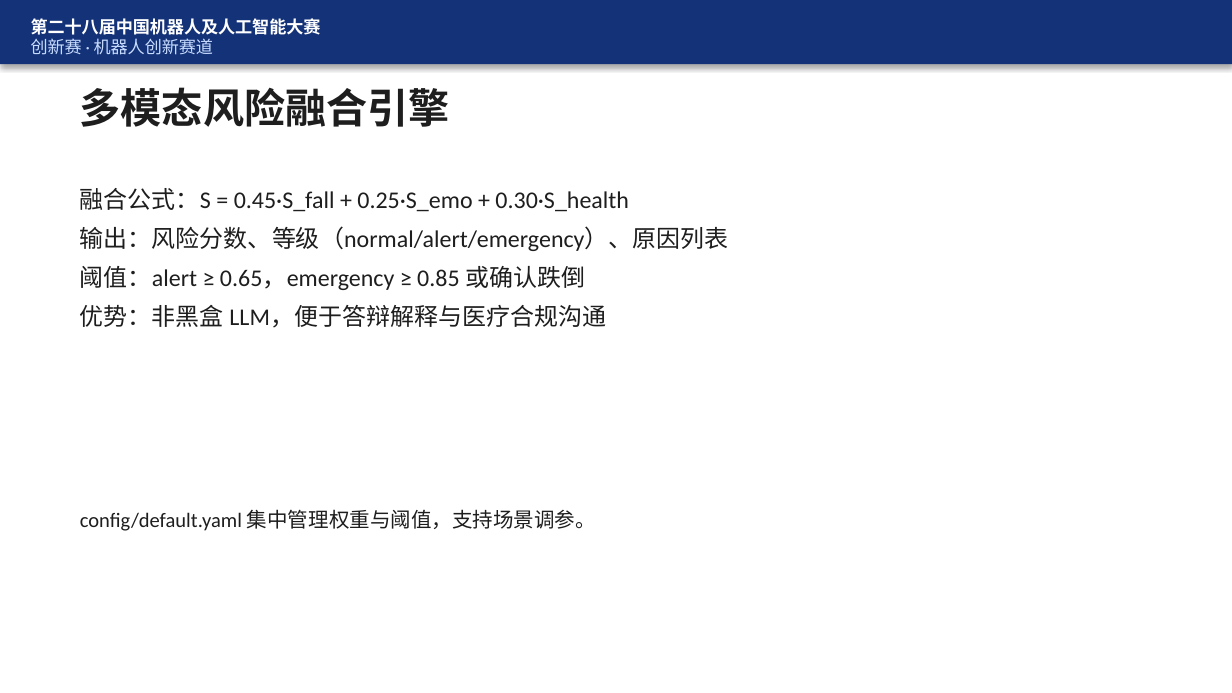
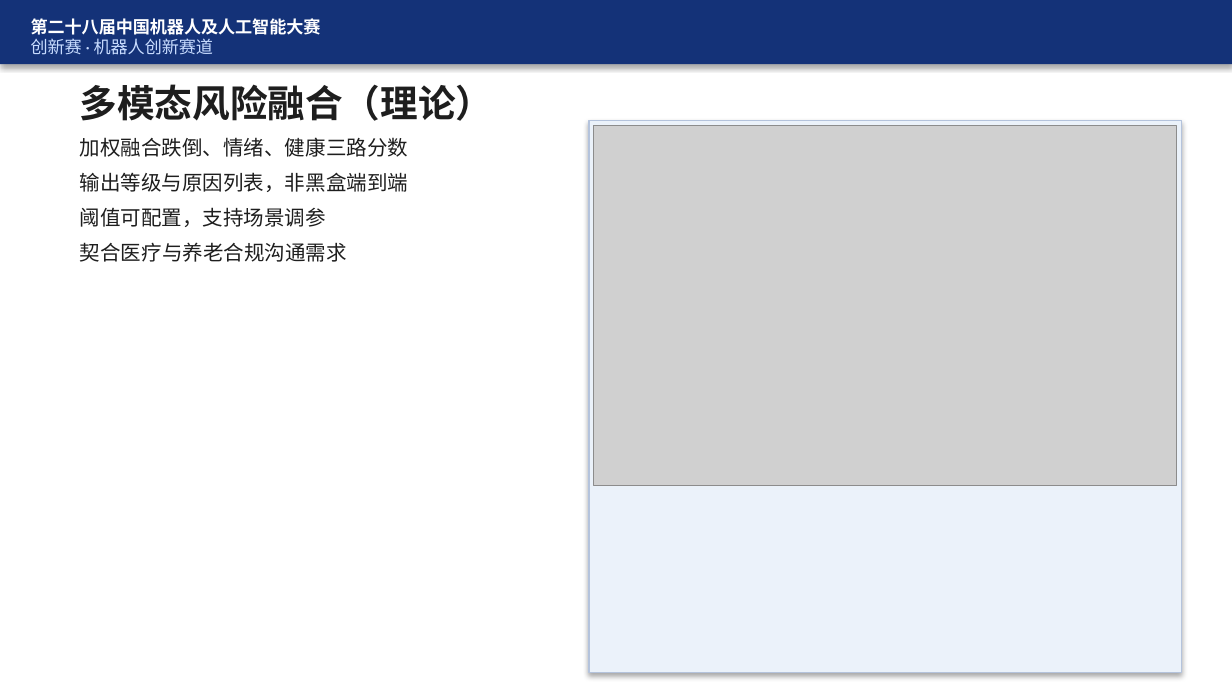
Before and after one commit to FBB123571/ElderCare-Humanoid-Platform, a slide deck: slide 11 of docs/答辩_CareCompanion.pptx (slide 9 before the commit). Drawn at 1232x693 pixels with LibreOffice and Linux fonts; fonts in the diff are those of the drawing; grey boxes stand for pictures. Boxes give left, top, right and bottom in pixels: in the first picture for what was removed or moved away, otherwise in the second. Text is boxed around its words. In the diff, an @@ line names an element or a change of style, - is before the commit and + after.

```diff
--- a/docs/答辩_CareCompanion.pptx
+++ b/docs/答辩_CareCompanion.pptx
@@ text at box(80, 84, 493, 121): text changed; size 24 to 22 pt @@
-多模态风险融合引擎
+多模态风险融合（理论）
@@ text at box(80, 137, 408, 262): text changed; size 14 to 12 pt @@
-融合公式：S = 0.45·S_fall + 0.25·S_emo + 0.30·S_health
-输出：风险分数、等级（normal/alert/emergency）、原因列表
-阈值：alert ≥ 0.65，emergency ≥ 0.85 或确认跌倒
-优势：非黑盒 LLM，便于答辩解释与医疗合规沟通
+加权融合跌倒、情绪、健康三路分数
+输出等级与原因列表，非黑盒端到端
+阈值可配置，支持场景调参
+契合医疗与养老合规沟通需求
@@ rectangle added at box(589, 121, 1181, 673), fill #EBF2FA, outline #B4C3DC 0.75 pt @@
@@ picture added at box(594, 126, 1177, 485) @@
@@ text removed at box(80, 509, 596, 531) @@
-config/default.yaml 集中管理权重与阈值，支持场景调参。
```
Also in this commit, not shown: 20 other slides changed, 4 slides added, 2 slides removed, 16 other files.
